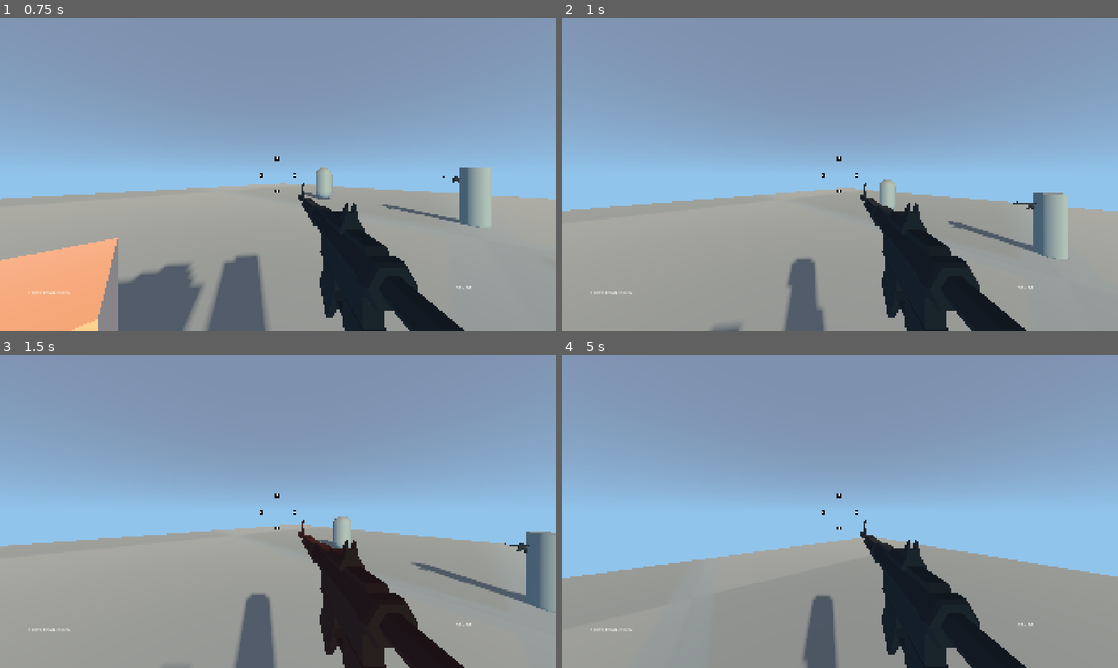
Above: before the commit, frames 1-4 (two rows, left to right).
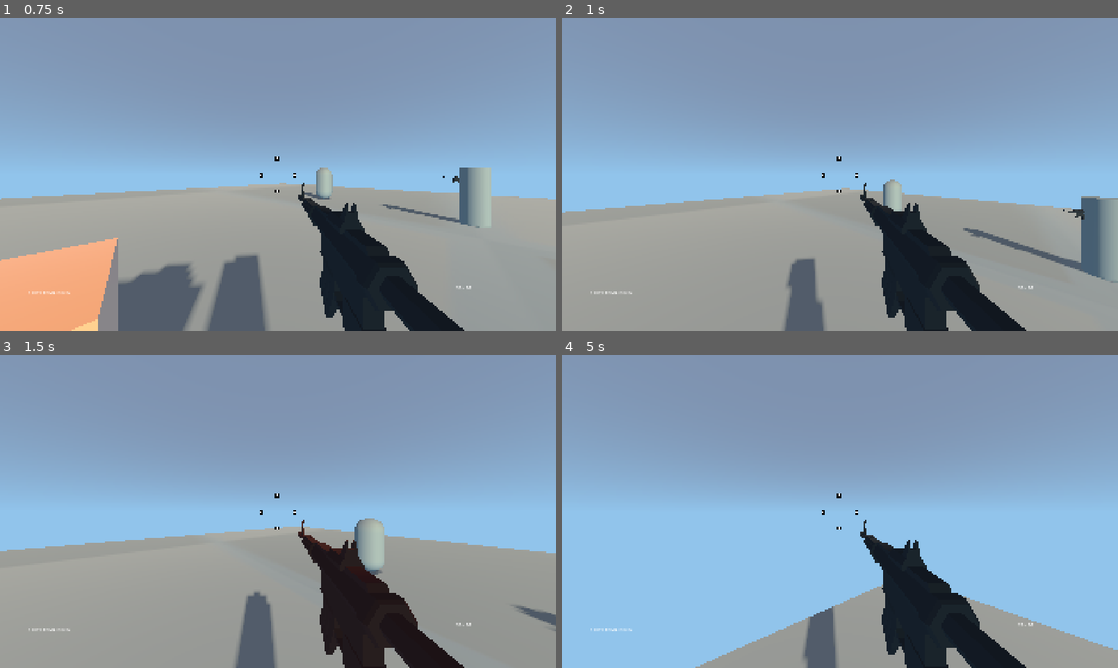
Above: after the commit, the same moments.

Repository: coreyames/my-fps-template
Game: Godot game, scene res://scenes/world_root.tscn
The game is run twice, just before and just after one commit, with the same random seed, the same clock (stepped at 60 frames per second) and the same inputs.
Inputs (mouse positions are in pixels of both pictures, inside the frame that each line leads up to):
- Up to frame 1 (0.75 s): tap Enter at 0.5 s; move the mouse to (305, 174) at 0.52 s; hold W (fwd) from 0.53 s (still down); tap S (bwd) at 0.6 s
- Up to frame 2 (1 s): keep holding W (fwd); tap Space (jump) at 0.77 s
- Up to frame 3 (1.5 s): keep holding W (fwd); move the mouse to (250, 511) at 1.27 s; tap Q (switch_equipped) at 1.35 s
- Up to frame 4 (5 s): keep holding W (fwd); tap Space (jump) at 1.52, 3.02, 3.77, 4.52 s; move the mouse to (851, 505) at 2.02 s; click (851, 505) at 2.1 s; move the mouse to (834, 517) at 2.77 s; tap S (bwd) at 2.85 s; move the mouse to (878, 514) at 3.52 s; hold Q (switch_equipped) 3.53-4.28 s; move the mouse to (795, 508) at 4.27 s; click (795, 508) at 4.35 s

Frame 1 is identical in both runs. In frame 2, 3.5% of the frame differs, in the area x 0-100%, y 51-100%; in frame 3, 3.5%; in frame 4, 22%, in the area x 0-100%, y 58-100%.

Commit message:
awkward values, but air strafe acceleration basics fix

Diff:
--- a/scenes/entity/actors/pc.gd
+++ b/scenes/entity/actors/pc.gd
@@ -7,7 +7,7 @@
 const SPEED: float = 5.0
 const JUMP_VELOCITY: float = 4.5
 const AIR_DECEL_START: float = 1.0/(SPEED*SPEED*10*10) # idfk lol
-const AIR_STRAFE_VELOCITY: float = 0.5
+const AIR_STRAFE_ACCEL: float = 0.5
 var is_ready_jump: bool = true
 var is_directed_on_floor: bool = false
 var was_airborne: bool = false
@@ -90,17 +90,15 @@
 			velocity.x = move_toward(velocity.x, 0, AIR_DECEL_START)
 			velocity.z = move_toward(velocity.z, 0, AIR_DECEL_START)
 		elif direction && !is_on_floor():
-			velocity.x = AIR_STRAFE_VELOCITY * direction.x
-			velocity.z = AIR_STRAFE_VELOCITY * direction.z
+			velocity.x = move_toward(velocity.x, 0, AIR_DECEL_START)
+			velocity.z = move_toward(velocity.z, 0, AIR_DECEL_START)
 			if (!is_zero_approx(camera_motion.x)):
 				if (camera_motion.x > 0 && input_dir.x > 0) || (camera_motion.x < 0 && input_dir.x < 0):
-					var x_abs: float = abs(camera_motion.x)
-					velocity.x = (AIR_STRAFE_VELOCITY/x_abs) * direction.x
-					velocity.z = (AIR_STRAFE_VELOCITY/x_abs) * direction.z
+					velocity.x += AIR_STRAFE_ACCEL * direction.x
+					velocity.z += AIR_STRAFE_ACCEL * direction.z
 		elif is_on_floor():
 			velocity.x = move_toward(velocity.x, 0, SPEED)
 			velocity.z = move_toward(velocity.z, 0, SPEED)
-
 
 	if (move_and_slide()):
 		handle_collisions()
